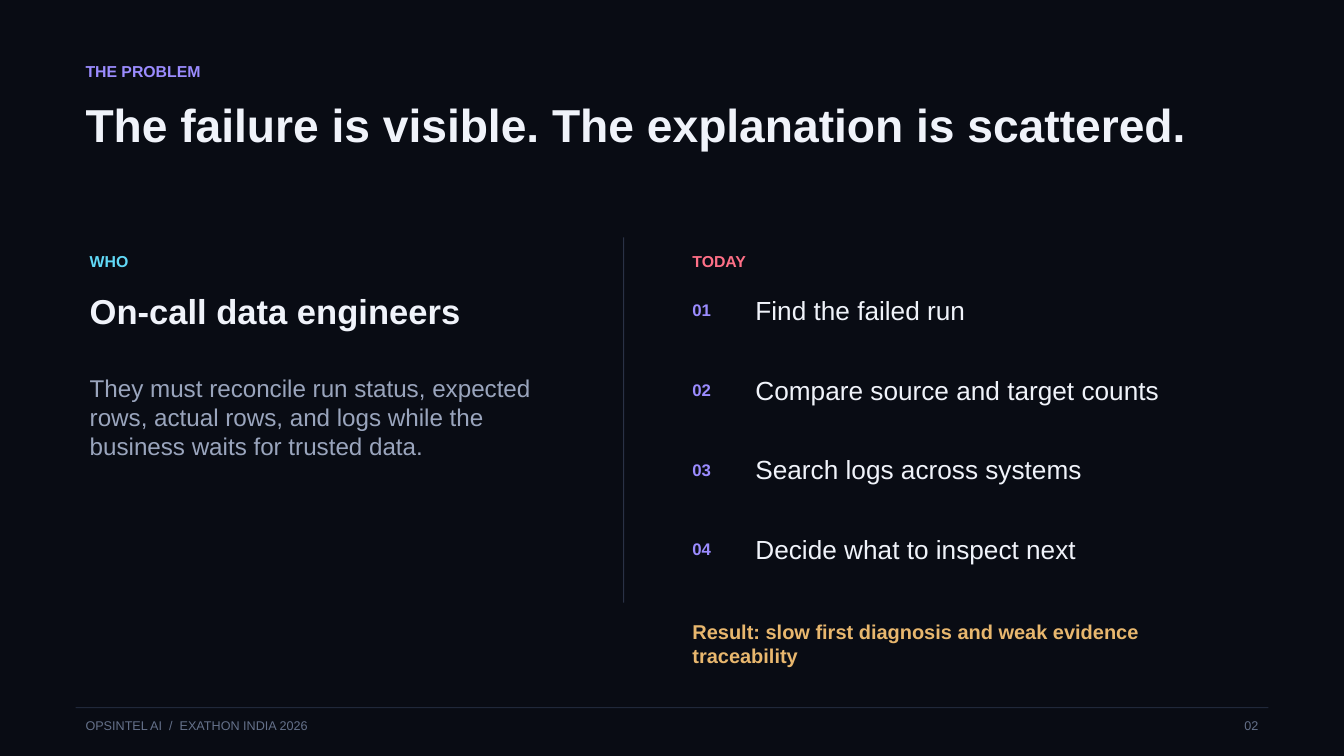
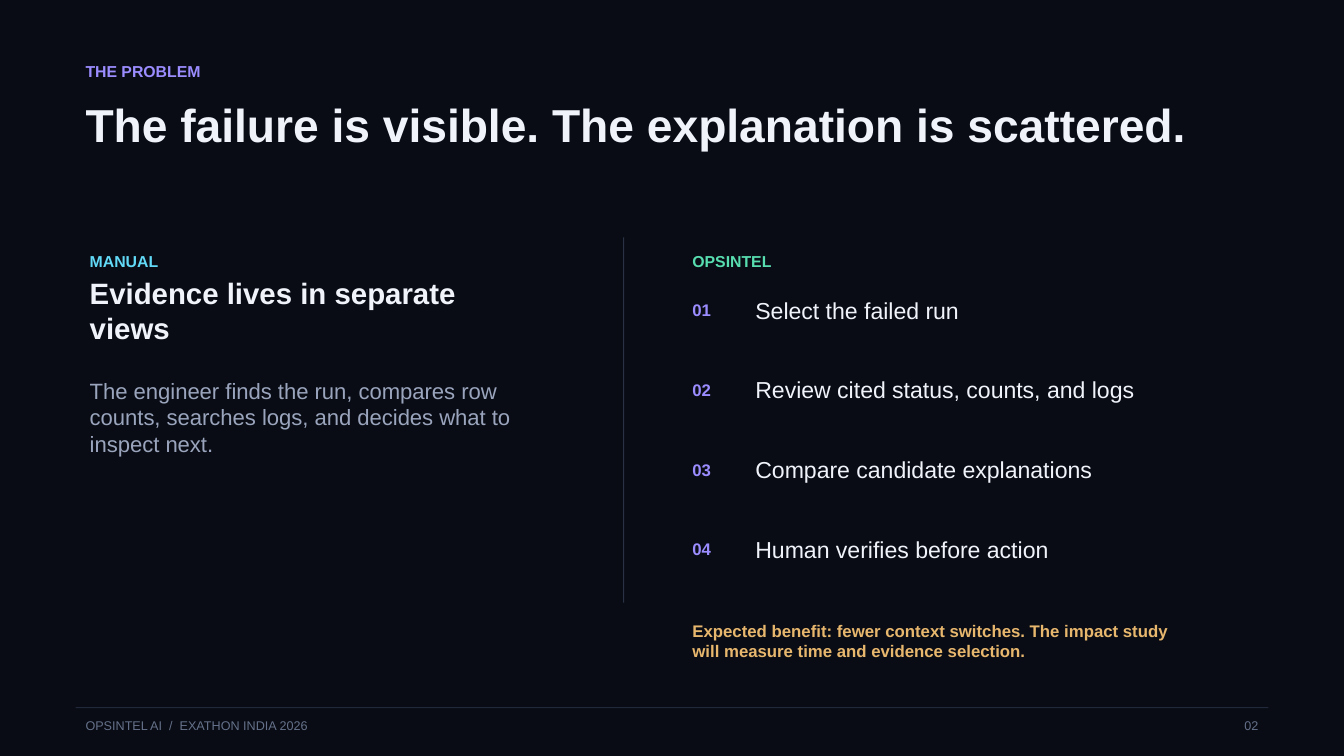
Before and after one commit to Anafa-thabassum/opsintel-ai, a slide deck: slide 2 of submission/opsintel-ai-pitch-deck.pptx. Drawn at 1344x756 pixels with LibreOffice and Linux fonts; fonts in the diff are those of the drawing. Boxes give left, top, right and bottom in pixels: in the first picture for what was removed or moved away, otherwise in the second. Text is boxed around its words. In the diff, an @@ line names an element or a change of style, - is before the commit and + after.

```diff
--- a/submission/opsintel-ai-pitch-deck.pptx
+++ b/submission/opsintel-ai-pitch-deck.pptx
@@ text at (90,256,158,267): text changed @@
-WHO
+MANUAL
@@ text at (692,256,771,267): text changed; text colour #FF7087 to #58DDB0 @@
-TODAY
+OPSINTEL
@@ text at (90,282,456,340): text changed; size 24.8 to 21 pt @@
-On-call data engineers
+Evidence lives in separate views
@@ text at (755,302,959,320): text changed; size 18.8 to 16.5 pt @@
-Find the failed run
+Select the failed run
@@ text at (90,383,510,457): text changed; size 17.2 to 15.8 pt @@
-They must reconcile run status, expected rows, actual rows, and logs while the business waits for trusted data.
+The engineer finds the run, compares row counts, searches logs, and decides what to inspect next.
@@ text at (755,381,1134,403): text changed; size 18.8 to 16.5 pt @@
-Compare source and target counts
+Review cited status, counts, and logs
@@ text at (755,461,1092,483): text changed; size 18.8 to 16.5 pt @@
-Search logs across systems
+Compare candidate explanations
@@ text at (755,541,1048,559): text changed; size 18.8 to 16.5 pt @@
-Decide what to inspect next
+Human verifies before action
@@ text at (692,625,1168,657): text changed; size 14.2 to 12 pt @@
-Result: slow first diagnosis and weak evidence traceability
+Expected benefit: fewer context switches. The impact study will measure time and evidence selection.
```
Also in this commit, not shown: 7 other slides changed, 16 other files.
